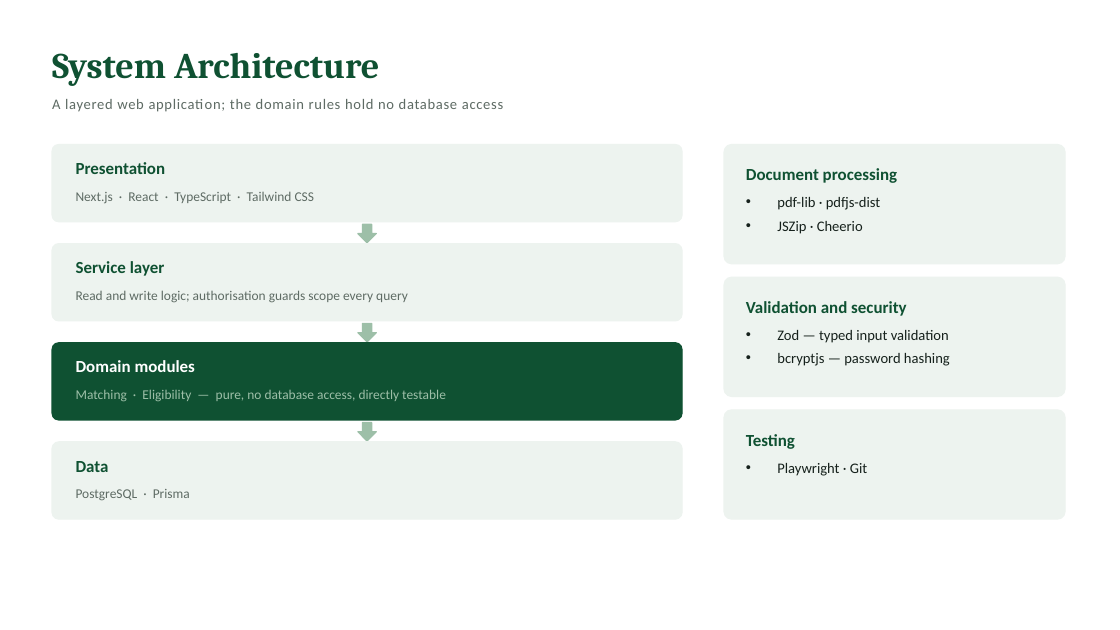
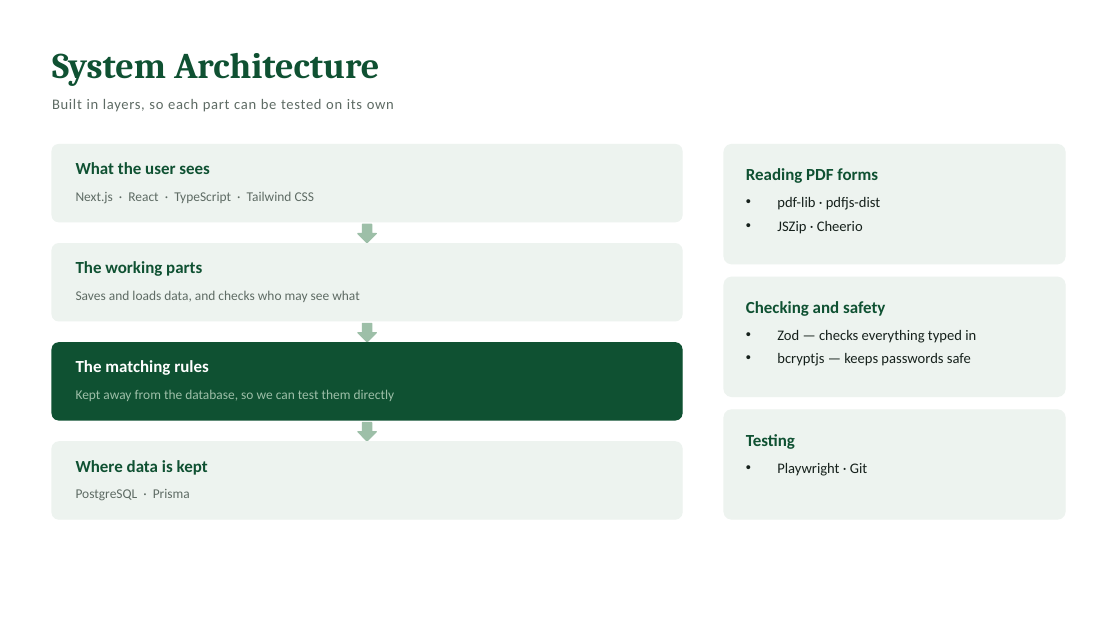
Before and after one commit to SCRIPTMASTER67/cursorBursaryBridge, a slide deck: slide 6 of docs/presentation/Bursary-Bridge_Presentation.pptx. Drawn at 1120x630 pixels with LibreOffice and Linux fonts; fonts in the diff are those of the drawing. Boxes give left, top, right and bottom in pixels: in the first picture for what was removed or moved away, otherwise in the second. Text is boxed around its words. In the diff, an @@ line names an element or a change of style, - is before the commit and + after.

```diff
--- a/docs/presentation/Bursary-Bridge_Presentation.pptx
+++ b/docs/presentation/Bursary-Bridge_Presentation.pptx
@@ text at (52, 99, 394, 112): text changed @@
-A layered web application; the domain rules hold no database access
+Built in layers, so each part can be tested on its own
@@ text at (76, 162, 210, 174): text changed @@
-Presentation
+What the user sees
@@ text at (746, 168, 878, 183): text changed @@
-Document processing
+Reading PDF forms
@@ text at (76, 261, 202, 276): text changed @@
-Service layer
+The working parts
@@ text at (76, 290, 359, 302): text changed @@
-Read and write logic; authorisation guards scope every query
+Saves and loads data, and checks who may see what
@@ text at (746, 301, 885, 316): text changed @@
-Validation and security
+Checking and safety
@@ text at (777, 330, 976, 366): text changed @@
-• Zod — typed input validation
-• bcryptjs — password hashing
+• Zod — checks everything typed in
+• bcryptjs — keeps passwords safe
@@ text at (76, 360, 208, 375): text changed @@
-Domain modules
+The matching rules
@@ text at (76, 389, 395, 401): text changed @@
-Matching · Eligibility — pure, no database access, directly testable
+Kept away from the database, so we can test them directly
@@ text at (76, 460, 208, 475): text changed @@
-Data
+Where data is kept
```
Also in this commit, not shown: 8 other slides changed, 2 other files.
